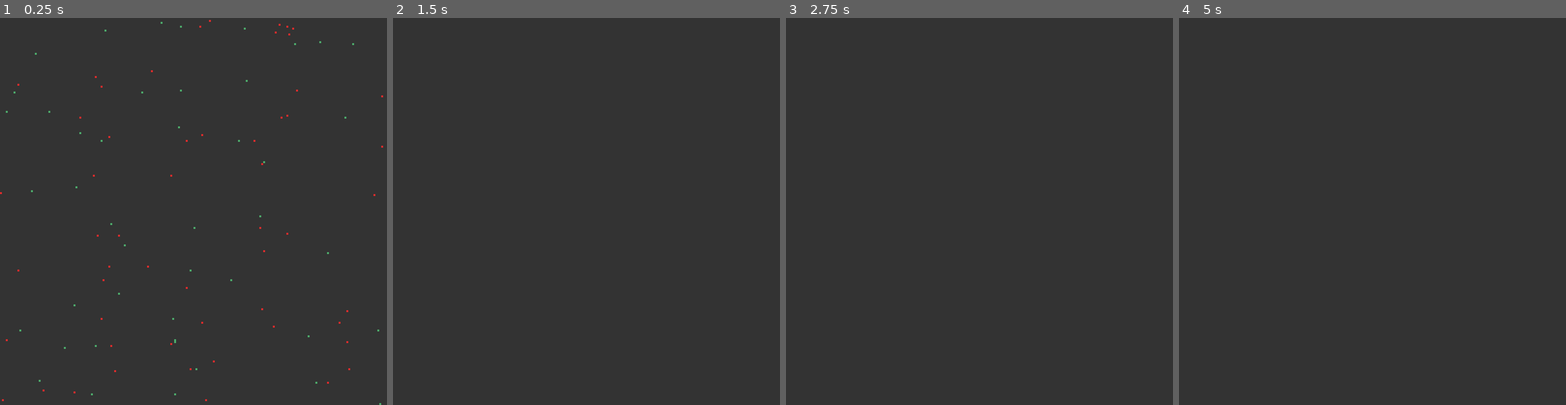
Above: before the commit, frames 1-4 (left to right).
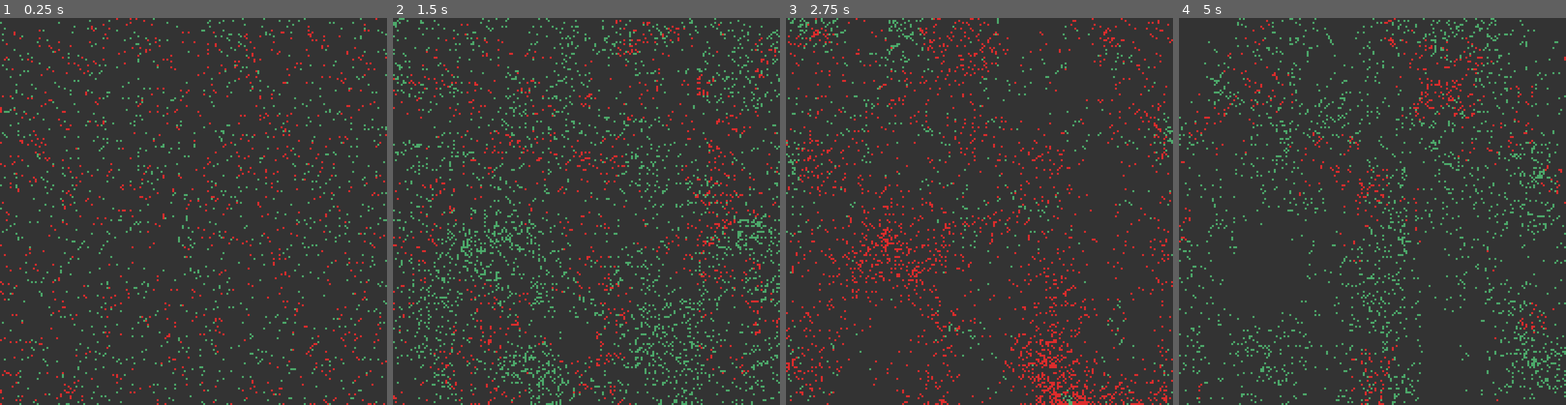
Above: after the commit, the same moments.

Repository: lcrol77/predator-prey
Game: Godot game, scene res://scenes/main.tscn
Same seed, same stepped clock (60 frames per second), same inputs: the game is played once before the commit and once after it.
Inputs:
- Up to frame 1 (0.25 s): no input
- Up to frame 2 (1.5 s): no input
- Up to frame 3 (2.75 s): no input
- Up to frame 4 (5 s): no input

The runs differ from the first frame. In frame 1, 4.8% of the frame differs, in the area x 0-100%, y 0-100%; in frame 2, 9.1%; in frame 3, 6.7%; in frame 4, 6.2%.

Commit message:
finished pred prey mechanics, game runs like ass tho

Diff:
--- a/scripts/board.gd
+++ b/scripts/board.gd
@@ -27,6 +27,7 @@
 			pixels[i].append(pixel)
 	draw_pixels()
 
+# this probably can be offloaded to the GPU
 func draw_pixels() -> void:
 	for i in BOARD_SIZE:
 		for j in BOARD_SIZE:
@@ -50,13 +51,46 @@
 			var curr: Creature = board[i][j]
 			if curr.type == Creature.Type.NONE:
 				continue
-			var _x_off = rng.randi_range(-1,1)
-			var _y_off = rng.randi_range(-1,1)
-			var _x_adjusted = i + _x_off
-			var _y_adjusted = j + _y_off
+			var _i_off = rng.randi_range(-1,1)
+			var _j_off = rng.randi_range(-1,1)
+			var _i_adjusted = i + _i_off
+			var _j_adjusted = j + _j_off
 
-			if _x_adjusted < 0 || _x_adjusted >= BOARD_SIZE - 1: continue;
-			if _y_adjusted < 0 || _y_adjusted >= BOARD_SIZE - 1: continue;
+			if _i_adjusted < 0 || _i_adjusted >= BOARD_SIZE: continue;
+			if _j_adjusted < 0 || _j_adjusted >= BOARD_SIZE: continue;
 
-			var other: Creature = board[_x_adjusted][_y_adjusted]
+			var other: Creature = board[_i_adjusted][_j_adjusted]
+			curr.update()
+			match curr.type:
+				Creature.Type.PRED:
+					update_pred(curr, other)
+				Creature.Type.PREY:
+					update_prey(curr, other)
+
+func update_prey(curr: Creature, other: Creature) -> void:
+	var otherType = other.type
+	var reproduce = false
+	if curr.health > curr.max_health:
+		curr.health = 10
+		reproduce = true
+	match otherType:
+		Creature.Type.PRED: return
+		Creature.Type.PREY: return
+		Creature.Type.NONE:
+			if reproduce:
+				curr.reproduce(other)
+			else:
+				curr.move(other)
+
+func update_pred(curr: Creature, other: Creature) -> void:
+	if curr.health <=0:
+		curr.type = Creature.Type.NONE
+		return
+	var otherType = other.type
+	match otherType:
+		Creature.Type.PRED: return
+		Creature.Type.PREY:
+			other.type = Creature.Type.PRED
+			curr.heal(other.health)
+		Creature.Type.NONE:
 			curr.move(other)
--- a/scripts/creature.gd
+++ b/scripts/creature.gd
@@ -21,10 +21,11 @@
 		instance.type = Type.PRED
 	return instance
 
-func	 move(other:Creature) -> void:
+func move(other: Creature) -> void:
+	var tmp = other.type
 	other.type = self.type
+	self.type = tmp
 	other.health = self.health
-	self.type = Type.NONE
 
 func reproduce(other: Creature):
 	other.health = 10;
